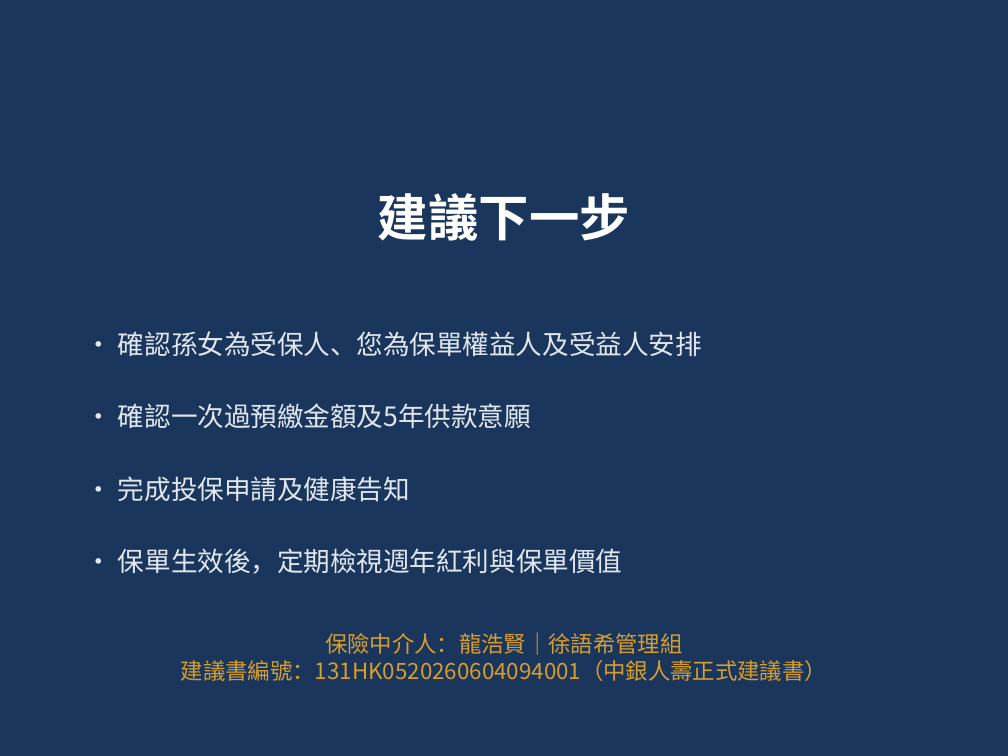
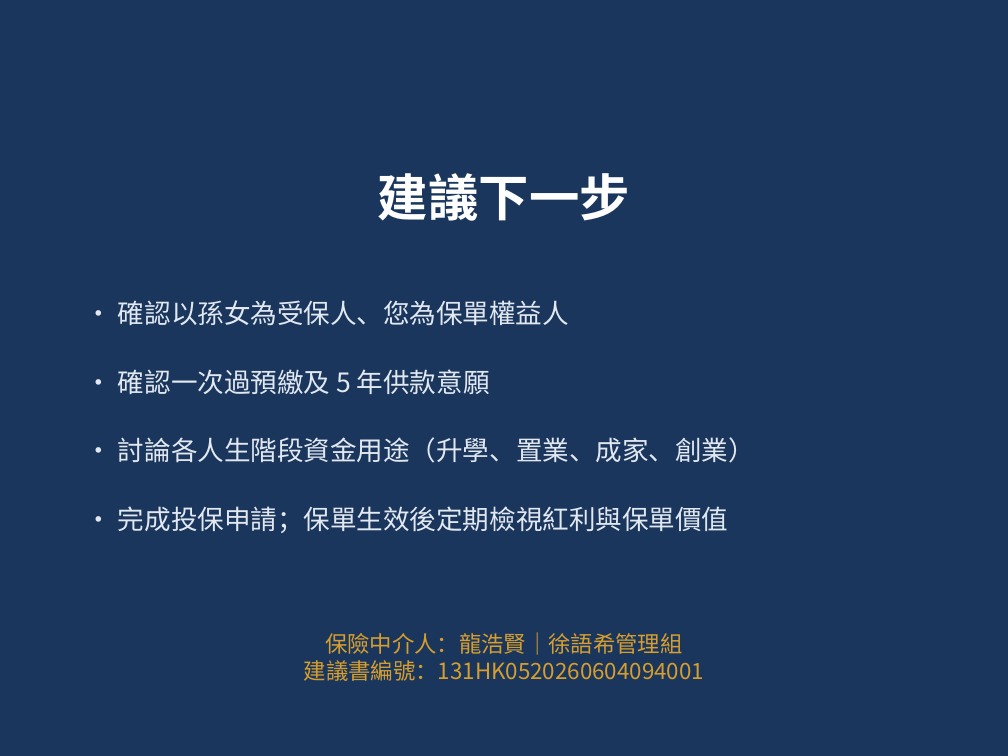
Before and after one commit to hoyinlung25-commits/yuyue-sales, a slide deck: slide 13 of client-base/presentations/Granddaughter_Savings_Plan_BOC.pptx (slide 12 before the commit). Drawn at 1008x756 pixels with LibreOffice and Linux fonts; fonts in the diff are those of the drawing. Boxes give left, top, right and bottom in pixels: in the first picture for what was removed or moved away, otherwise in the second. Text is boxed around its words. In the diff, an @@ line names an element or a change of style, - is before the commit and + after.

```diff
--- a/client-base/presentations/Granddaughter_Savings_Plan_BOC.pptx
+++ b/client-base/presentations/Granddaughter_Savings_Plan_BOC.pptx
@@ text "建議下一步": place and size @@
-text "建議下一步" at box(378, 193, 630, 241)
+text "建議下一步" at box(378, 173, 630, 221)
@@ text at box(118, 300, 569, 325): text changed @@
-• 確認孫女為受保人、您為保單權益人及受益人安排
+• 確認以孫女為受保人、您為保單權益人
@@ text at box(118, 369, 490, 394): text changed @@
-• 確認一次過預繳金額及5年供款意願
+• 確認一次過預繳及 5 年供款意願
@@ text added at box(118, 437, 755, 463), 19 pt, text #E2E8F0 @@
+• 討論各人生階段資金用途（升學、置業、成家、創業）
@@ text removed at box(118, 476, 410, 502) @@
-• 完成投保申請及健康告知
@@ text at box(118, 506, 729, 533): text changed @@
-• 保單生效後，定期檢視週年紅利與保單價值
+• 完成投保申請；保單生效後定期檢視紅利與保單價值
@@ text at box(304, 632, 704, 681): text changed @@
-保險中介人：龍浩賢｜徐語希管理組
-建議書編號：131HK0520260604094001（中銀人壽正式建議書）
+保險中介人：龍浩賢｜徐語希管理組
+建議書編號：131HK0520260604094001
```
Also in this commit, not shown: 8 other slides changed, 4 slides added, 3 slides removed, 1 other file.
